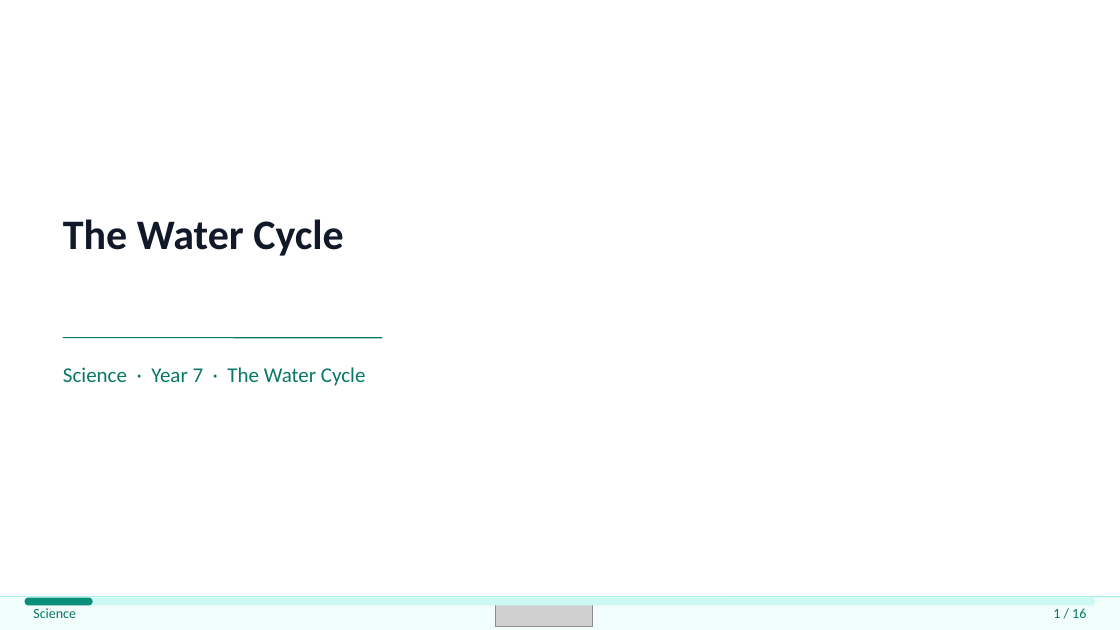
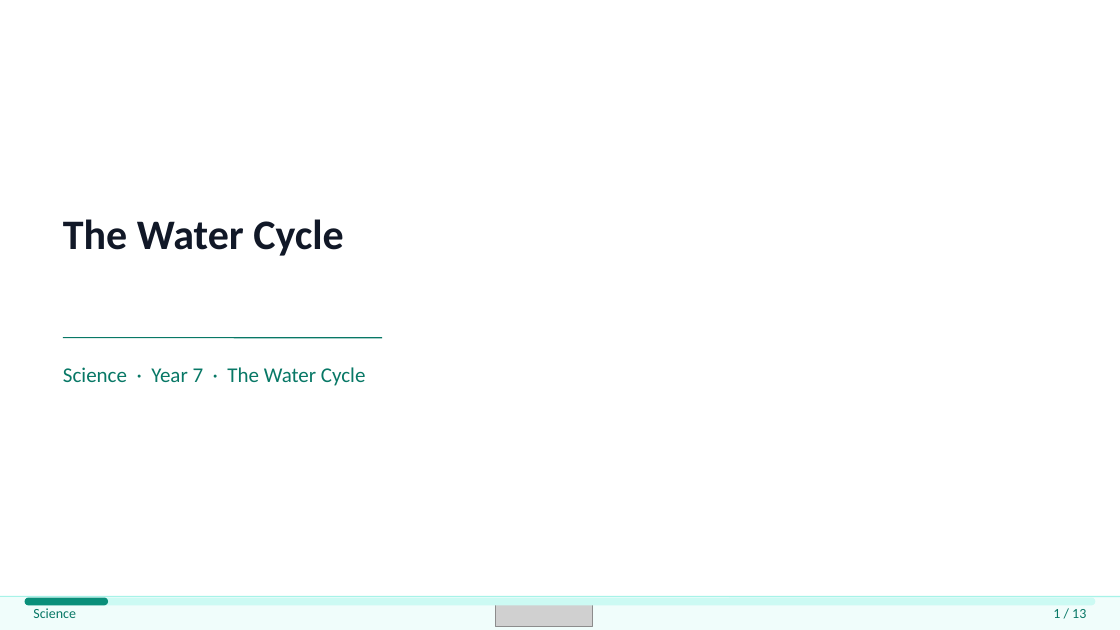
Before and after one commit to yusufbasheer-cpu/teacher-app, a slide deck: slide 1 of artifacts/critical-quality-review/corrected/water-cycle-content-benchmark.pptx. Drawn at 1120x630 pixels with LibreOffice and Linux fonts; fonts in the diff are those of the drawing; grey boxes stand for pictures. Boxes give left, top, right and bottom in pixels: in the first picture for what was removed or moved away, otherwise in the second. Text is boxed around its words. In the diff, an @@ line names an element or a change of style, - is before the commit and + after.

```diff
--- a/artifacts/critical-quality-review/corrected/water-cycle-content-benchmark.pptx
+++ b/artifacts/critical-quality-review/corrected/water-cycle-content-benchmark.pptx
@@ rounded rectangle resized from (x1=25, y1=598, x2=92, y2=605) to (x1=25, y1=598, x2=108, y2=605) @@
@@ text at (x1=1053, y1=609, x2=1086, y2=618): text changed @@
-1 / 16
+1 / 13
```
Also in this commit, not shown: 12 other slides changed, 3 slides removed, 19 other files.
